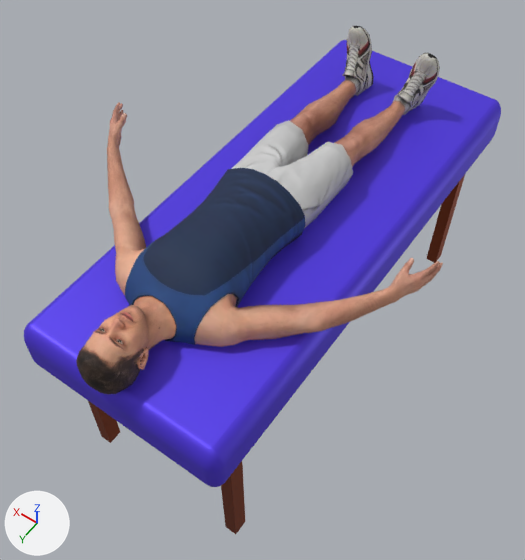
One commit to the glTF model assets/models/asim.glb: the scene before it, then after it.
Both versions are drawn from a camera (50 mm lens) standing at (-114.0, 260.0, 205.0) and looking at (2.0, 97.0, -51.0). Arrows for +X, +Y and +Z are at lower left; the lights stay in place. The picture after the commit comes second. Where no turn or scale is listed for an object, it has been applied to the vertices. Vertices at exactly the same position are counted once.

Names of what the first picture shows: 'Karakter', 'yatak'.
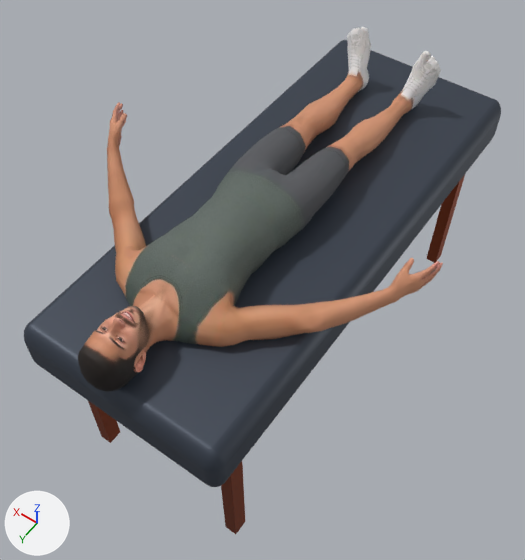
Scene script edits in JSON lines:
```json
{"op": "add", "block": "img_m021_body_color_1024", "code": ["img_m021_body_color_1024 = load_image('m021_body_color_1024', '_unpacked/m021_body_color_1024', 1024, 1024, 'sRGB')"]}
{"op": "add", "block": "img_m021_head_color_1024", "code": ["img_m021_head_color_1024 = load_image('m021_head_color_1024', '_unpacked/m021_head_color_1024', 1024, 1024, 'sRGB')"]}
{"op": "set", "path": "mat_yuzey.base_color", "old": "(0.091, 0.0444, 0.8)", "new": "(0.0497, 0.063, 0.0887)", "note": "blue #553be7 -> greyish blue #3f4754"}
{"op": "add", "block": "mat_m021_body", "code": ["mat_m021_body = principled_material('m021_body')", "mat_m021_body.texture = img_m021_body_color_1024", "mat_m021_body.roughness = 0.75"]}
{"op": "add", "block": "mat_m021_head", "code": ["mat_m021_head = principled_material('m021_head')", "mat_m021_head.texture = img_m021_head_color_1024", "mat_m021_head.roughness = 0.75"]}
{"block": "me_karakter", "where": "# used by ob_karakter; location = (0.0, 97.2, 0.0)"}
{"op": "remove", "block": "me_karakter", "code": "me_karakter.from_pydata(...)  # 3787 vertices, 7520 faces; spans x -73.0..73.0, y -97.0..99.0, z -13.0..22.0"}
{"op": "add", "block": "me_karakter", "code": "me_karakter.from_pydata(...)  # 3701 vertices, 7358 faces; spans x -73.0..73.0, y -97.0..99.0, z -13.0..21.0"}
{"block": "me_karakter", "change": "me_karakter part 1: 404 vertices moved from x -21.0..21.0, y -33.0..99.0, z -13.0..16.0 to x -21.0..21.0, y -29.0..99.0, z -13.0..16.0; 864 vertices removed from x -20.0..20.0, y -33.0..97.0, z -13.0..17.0; 761 vertices added at x -20.0..20.0, y -29.0..97.0, z -12.0..17.0"}
{"block": "me_karakter", "change": "me_karakter part 2: 47 vertices moved from x -22.0..22.0, y -97.0..-83.0, z -10.0..21.0 to x -22.0..22.0, y -97.0..-83.0, z -9.0..21.0; 208 vertices removed from x -22.0..22.0, y -97.0..-81.0, z -10.0..22.0; 225 vertices added at x -23.0..23.0, y -97.0..-85.0, z -8.0..20.0"}
{"block": "me_karakter", "change": "me_karakter part 3: 20 vertices moved within x -72.0..-65.0, y 1.0..18.0, z 6.0..16.0; 2 vertices removed from x -71.0, y 3.0..9.0, z 10.0..11.0; 2 vertices added at x -71.0, y 4.0..10.0, z 10.0..11.0"}
{"block": "me_karakter", "change": "me_karakter part 4: 191 kept faces spanning x -72.0..17.0, y -97.0..99.0, z -10.0..16.0 get new texture (UV) coordinates"}
{"block": "me_karakter", "change": "me_karakter part 5: 68 faces spanning x -10.0..10.0, y 50.0..63.0, z 5.0..15.0 switch from mat_m026_body to mat_m021_head (picture img_m021_head_color_1024)"}
{"block": "me_karakter", "change": "me_karakter part 6: 2540 faces spanning x -73.0..73.0, y -97.0..69.0, z -13.0..21.0 switch from mat_m026_body to mat_m021_body (picture img_m021_body_color_1024)"}
{"block": "me_karakter", "change": "me_karakter part 7: 737 faces spanning x -10.0..10.0, y 63.0..99.0, z -9.0..16.0 switch from mat_m026_head to mat_m021_head (picture img_m021_head_color_1024)"}
{"block": "me_karakter", "change": "other edits to the shape of me_karakter do not show in these pictures"}
```

Changed parts and their boxes (x1, y1, x2, y2) in the pictures (525 x 560 px; the box of a moved part takes in the faces that stretch with it):
```json
{"object": "yatak", "change": "recoloured", "before": [24, 40, 501, 489], "after": [24, 40, 501, 489], "on screen": "darker"}
{"object": "Karakter", "change": "reshaped", "before": [76, 26, 443, 395], "after": [78, 27, 443, 391]}
{"part": 1, "of": "me_karakter", "change": "moved or reshaped", "before": [76, 120, 353, 392], "after": [78, 126, 350, 391]}
{"part": 2, "of": "me_karakter", "change": "moved or reshaped", "before": [342, 26, 440, 115], "after": [347, 27, 441, 114]}
{"part": 3, "of": "me_karakter", "change": "moved or reshaped", "before": [374, 262, 440, 311], "after": [376, 267, 439, 310]}
{"part": 4, "of": "me_karakter", "change": "surface changed", "before": [79, 76, 411, 390], "after": [79, 76, 411, 390]}
{"part": 5, "of": "me_karakter", "change": "recoloured", "before": [139, 256, 196, 314], "after": [139, 256, 196, 314], "on screen": "lighter"}
{"part": 6, "of": "me_karakter", "change": "recoloured", "before": [107, 29, 443, 347], "after": [107, 29, 443, 347]}
{"part": 7, "of": "me_karakter", "change": "recoloured", "before": [78, 296, 176, 391], "after": [78, 296, 176, 391]}
```
